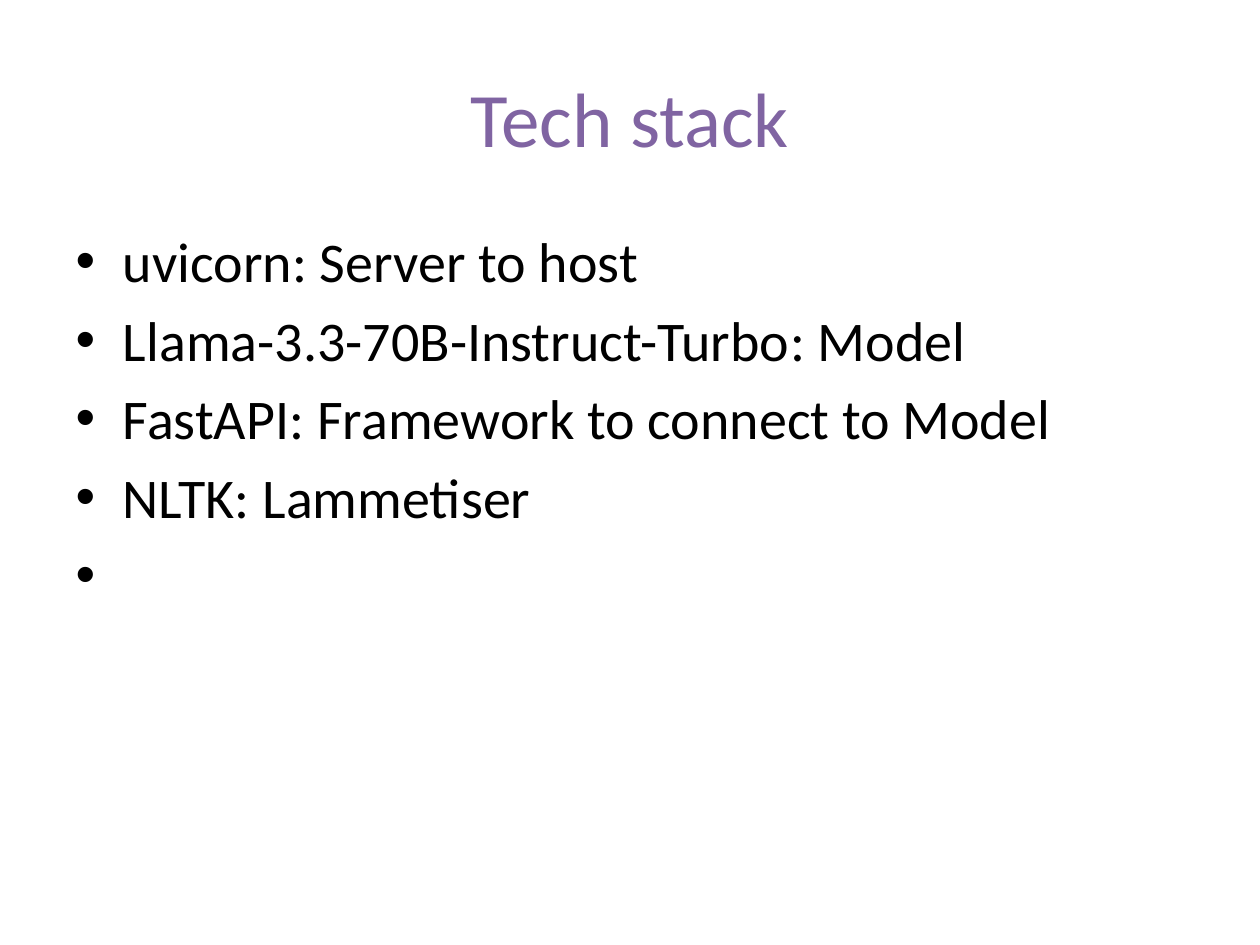
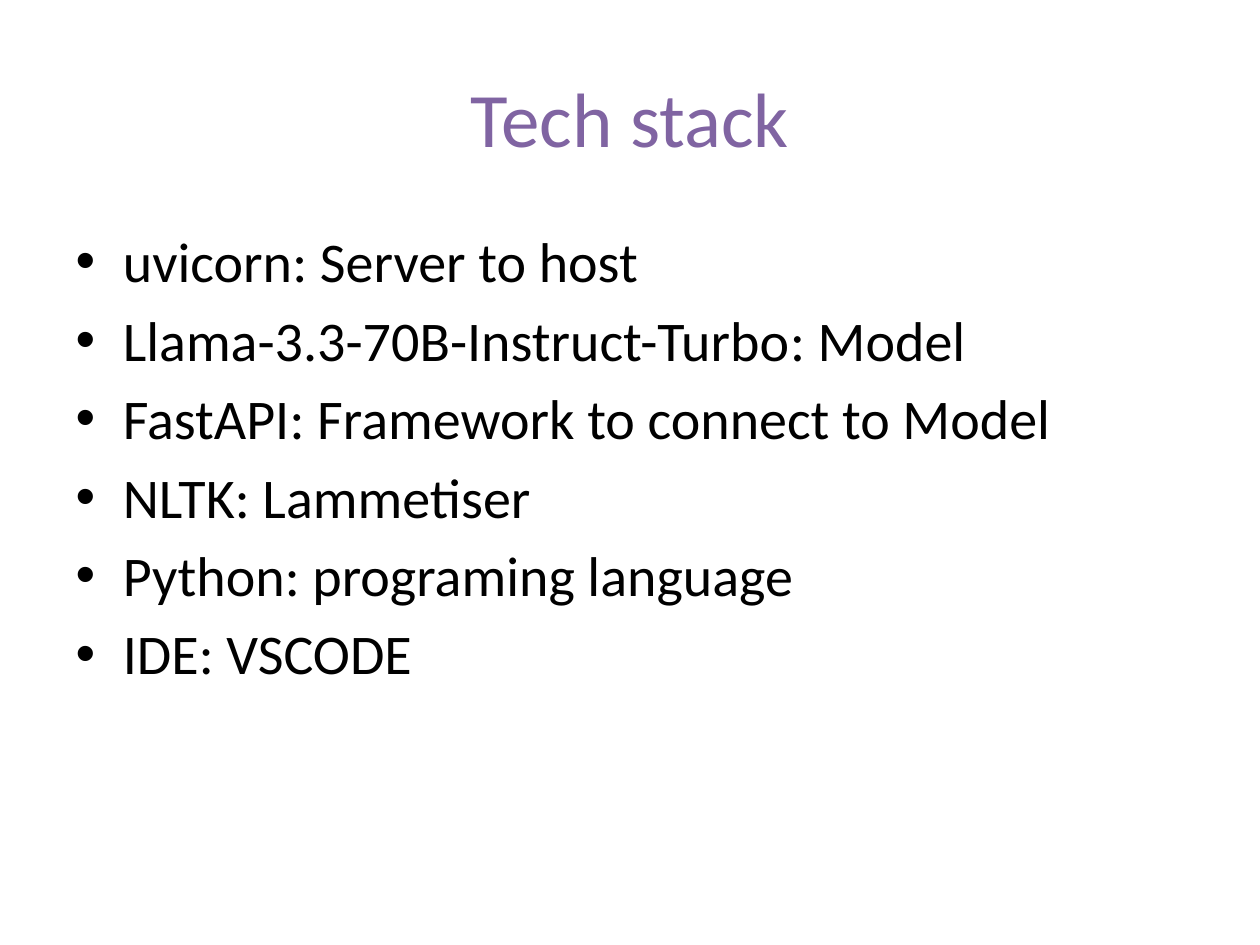
Before and after one commit to ewfx/gaied-binary-brains, a slide deck: slide 3 of artifacts/demo/BinaryBrains_GAIED.pptx. Drawn at 1260x945 pixels with LibreOffice and Linux fonts; fonts in the diff are those of the drawing. Boxes give left, top, right and bottom in pixels: in the first picture for what was removed or moved away, otherwise in the second. Text is boxed around its words. In the diff, an @@ line names an element or a change of style, - is before the commit and + after.

Commit message:
updated ppt

```diff
--- a/artifacts/demo/BinaryBrains_GAIED.pptx
+++ b/artifacts/demo/BinaryBrains_GAIED.pptx
@@ text at box(123, 557, 792, 675): paragraphs added @@
+• Python: programing language
+• IDE: VSCODE
```
Also in this commit, not shown: 3 other slides changed.
